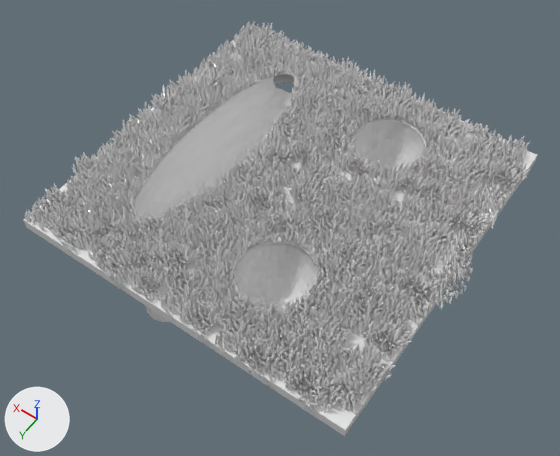
What one commit did to the Blender file GUI/assets/ModelsRaw/BottomHoles.blend.
The view is the same before and after, from a 50 mm lens placed at (-15.7, 22.9, 32.1), pointed at (0.4, 0.3, -3.4). Arrows for +X, +Y and +Z are at lower left; the lights stay in place. The picture after the commit comes second.
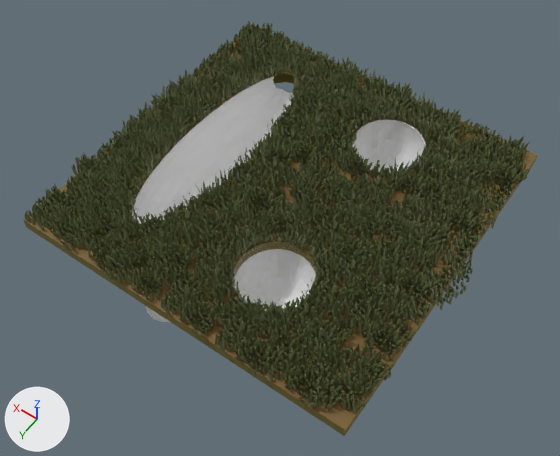
What differs and where, as boxes (x1, y1, x2, y2) in the pictures (560 x 456 px):
'Cube', recoloured (grey to green): (23, 21, 537, 436) in both

The change, as a list of edits to the scene's bpy script:
```text
Change mat_508_002:
    where n2 = _N.new('ShaderNodeTexImage'); n2.name = 'Image Texture'
    where n0 = _N.new('ShaderNodeBsdfPrincipled'); n0.name = 'Principled BSDF'
    remove _L.new(n2.outputs[0], n0.inputs[2])  # 'Color' to 'Roughness'
    add _L.new(n2.outputs[0], n0.inputs[0])  # 'Color' to 'Base Color'
```
